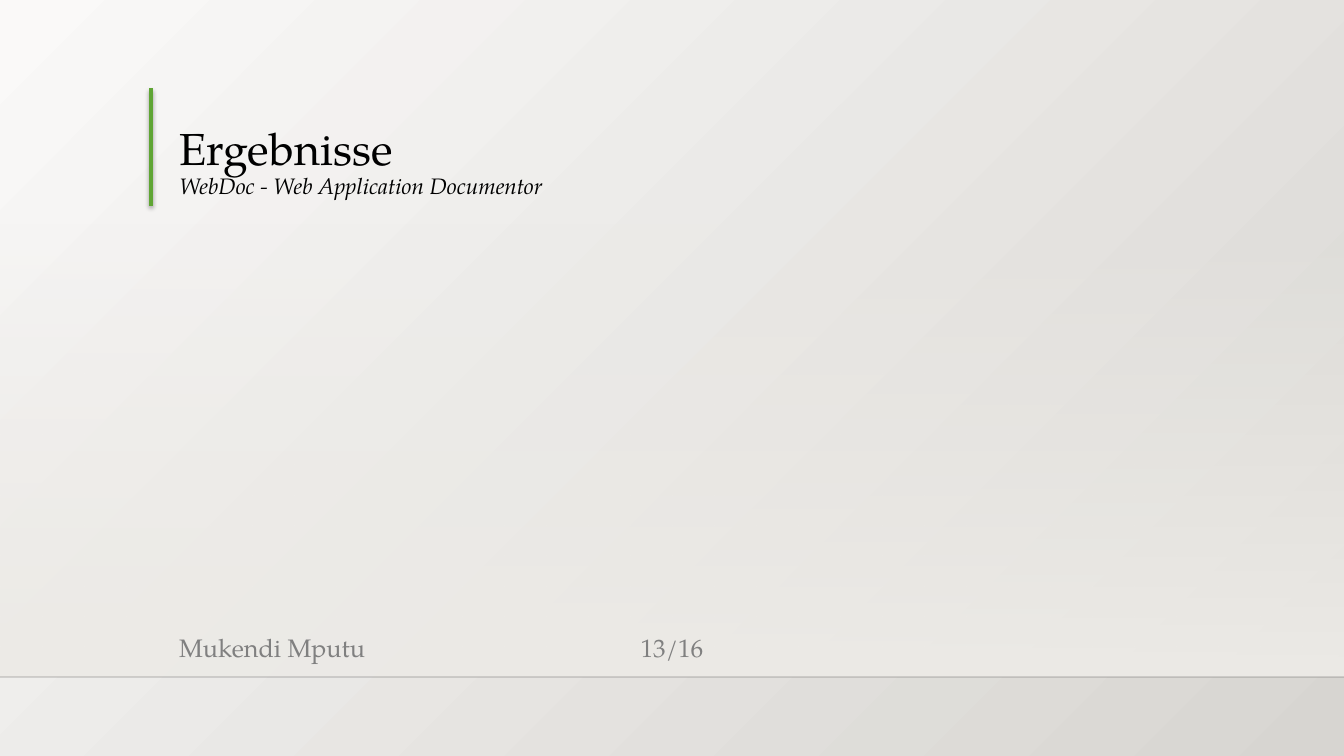
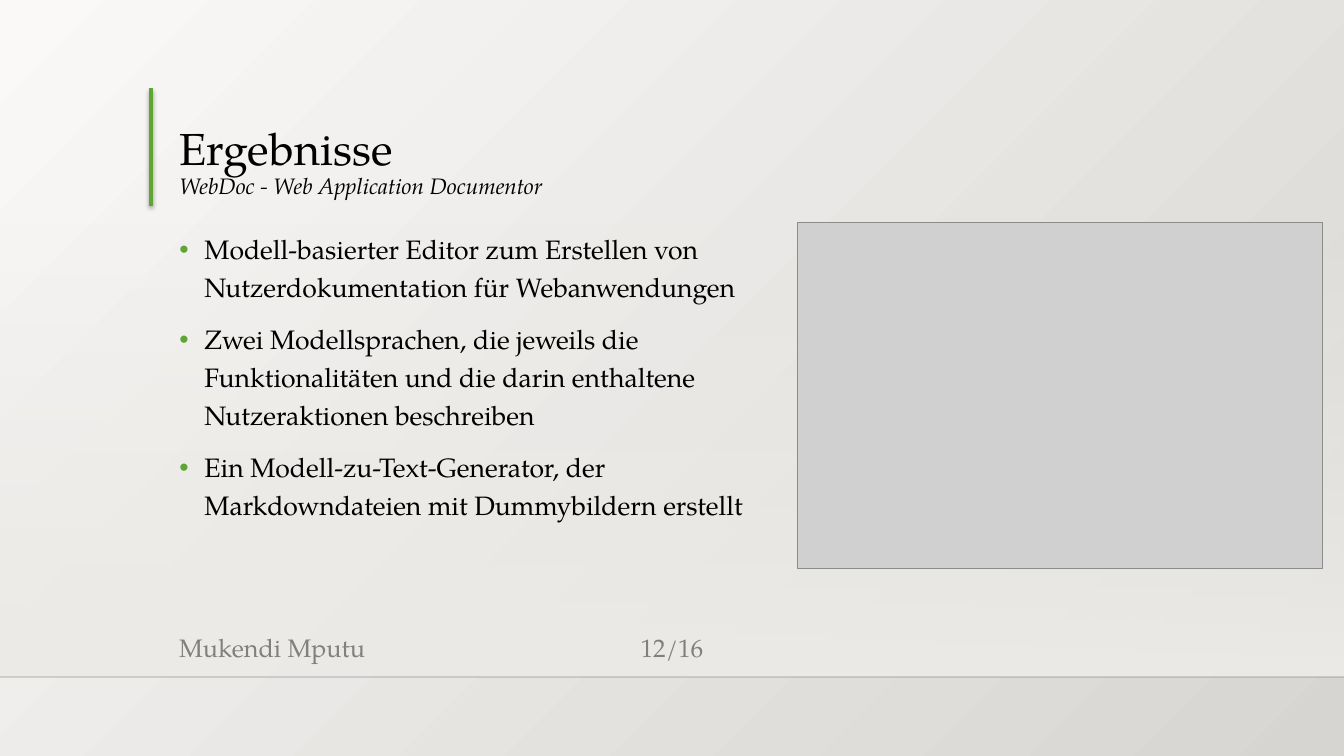
Before and after one commit to MukendiMputu/BachelorThesis, a slide deck: slide 12 of Abschlussvortrag.pptx (slide 13 before the commit). Drawn at 1344x756 pixels with LibreOffice and Linux fonts; fonts in the diff are those of the drawing; grey boxes stand for pictures; background and template pictures are left out. Boxes give left, top, right and bottom in pixels: in the first picture for what was removed or moved away, otherwise in the second. Text is boxed around its words. In the diff, an @@ line names an element or a change of style, - is before the commit and + after.

```diff
--- a/Abschlussvortrag.pptx
+++ b/Abschlussvortrag.pptx
@@ text added at [204, 239, 742, 523], 19 pt, text #000000 @@
+• Modell-basierter Editor zum Erstellen von Nutzerdokumentation für Webanwendungen
+• Zwei Modellsprachen, die jeweils die Funktionalitäten und die darin enthaltene Nutzeraktionen beschreiben
+• Ein Modell-zu-Text-Generator, der Markdowndateien mit Dummybildern erstellt
@@ picture added at [799, 222, 1324, 569] @@
@@ page number at [641, 639, 704, 661]: text changed @@
-13/16
+12/16
```
Also in this commit, not shown: 7 other slides changed, 2 slides added, 1 slide removed.
